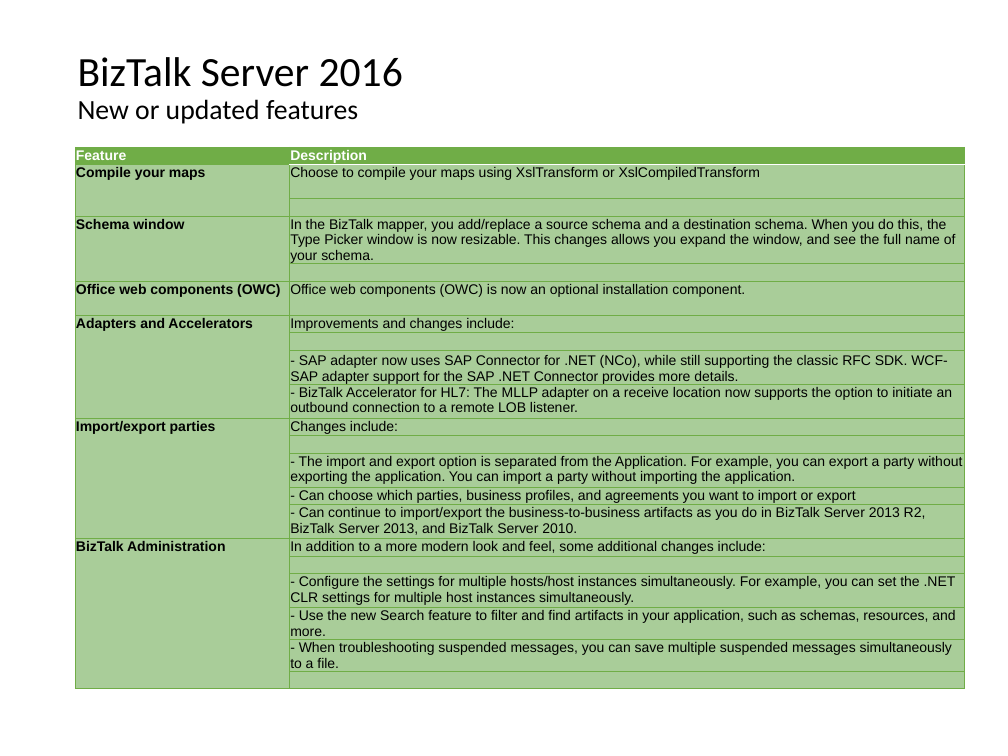
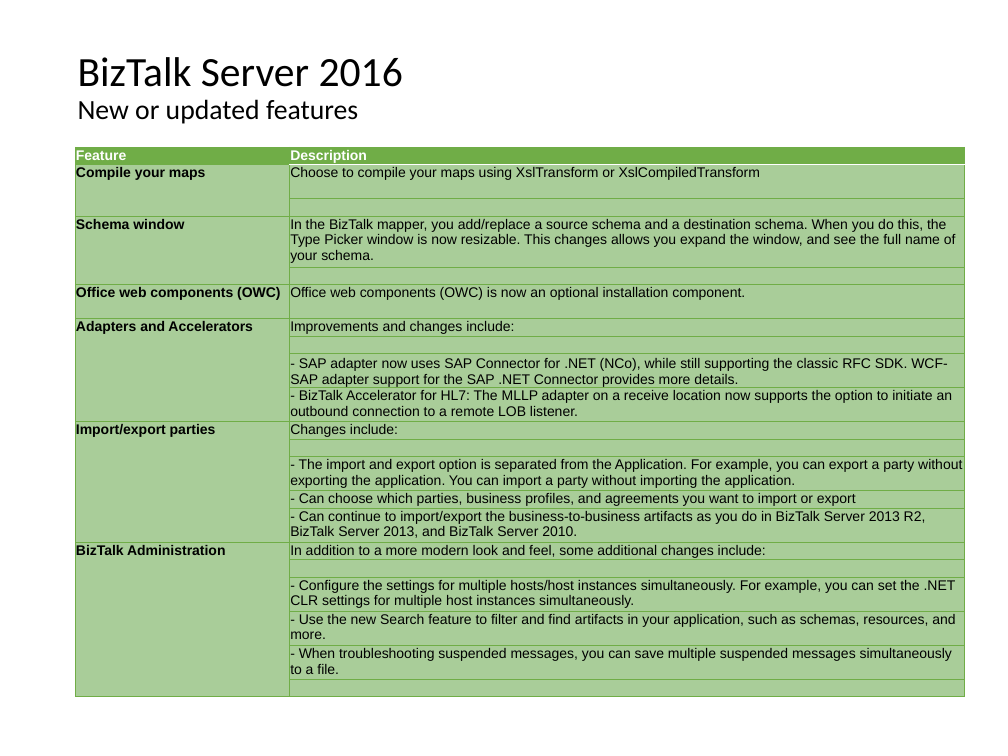
Before and after one commit to wmmihaa/BizTalk-Server---Developing-Integration-Solutions, a slide deck: slide 13 of Slides/Module 1 - Introduction to BizTalk Server.pptx. Drawn at 1008x756 pixels with LibreOffice and Linux fonts; fonts in the diff are those of the drawing. Boxes give left, top, right and bottom in pixels: in the first picture for what was removed or moved away, otherwise in the second. Text is boxed around its words. In the diff, an @@ line names an element or a change of style, - is before the commit and + after.

```diff
--- a/Slides/Module 1 - Introduction to BizTalk Server.pptx
+++ b/Slides/Module 1 - Introduction to BizTalk Server.pptx
@@ table: place and size @@
-table at [76, 147, 965, 676]
+table at [76, 147, 965, 698]
@@ rectangle added at [615, 577, 1008, 756], fill #FFFFFF, outline #FFFFFF 0.75 pt @@
```
Also in this commit, not shown: 9 other slides changed, 1 other file.
